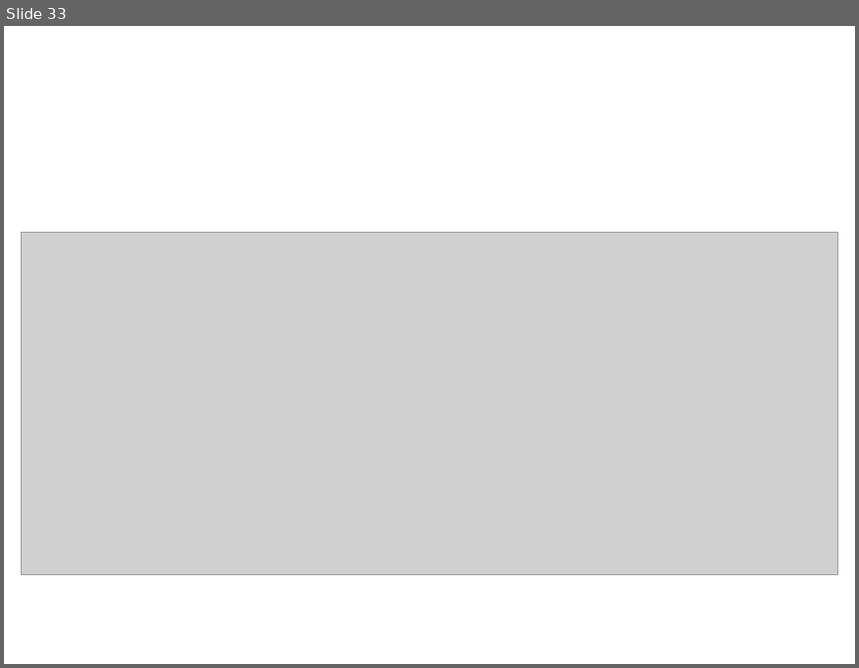
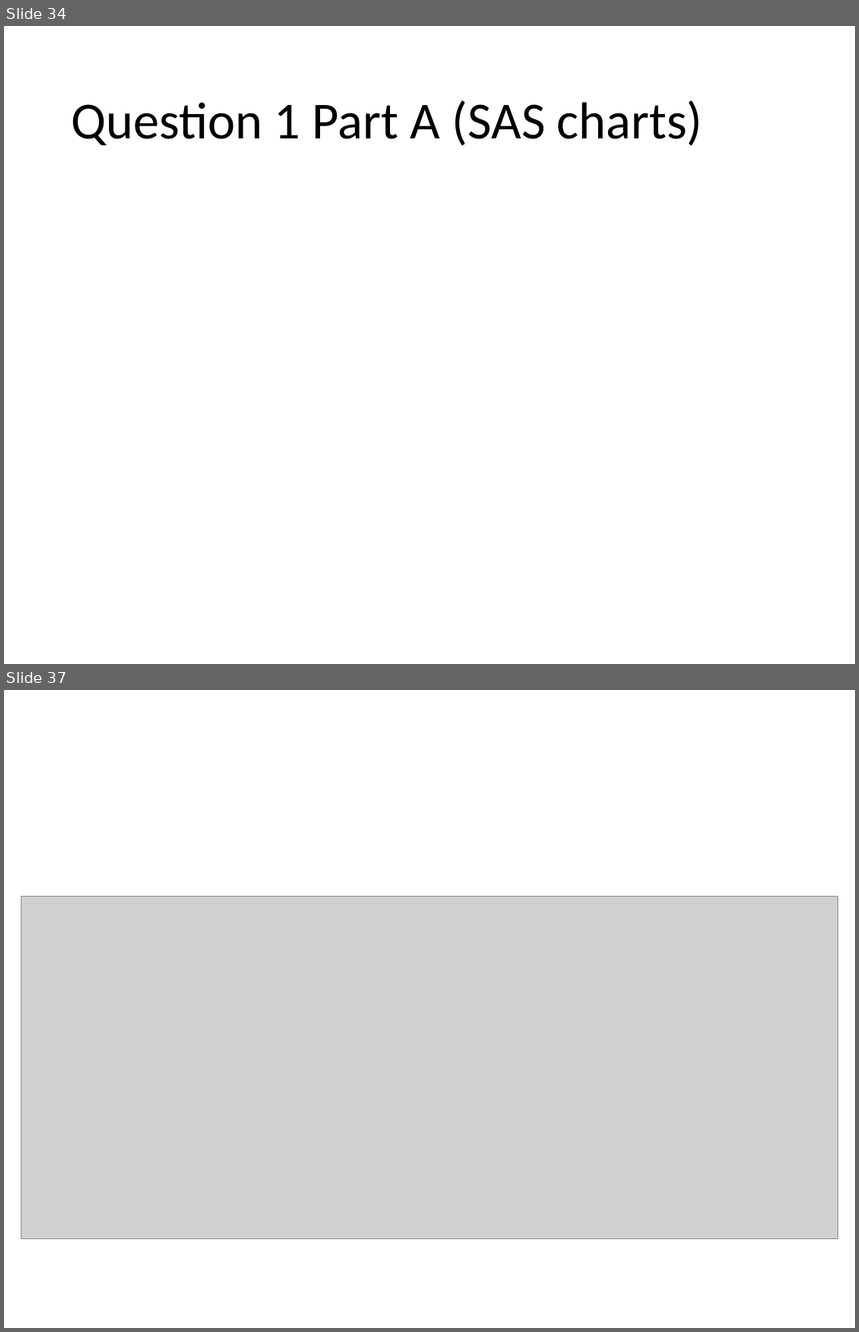
Before and after one commit to bgoodwinSMU/MSDS6371, a slide deck: Unit3/Ben_goodwin_live_Session_3.pptx. Shown one above the other, each under a label of ours: slide 33 before the commit, slides 34 and 37 after it; the slides between them are not shown. The pictures are 859x668 and 859x1332 pixels, drawn with LibreOffice and Linux fonts; fonts in the diff are those of the drawing; grey boxes stand for pictures. Boxes give left, top, right and bottom in pixels: in the first picture for what was removed or moved away, otherwise in the second. Text is boxed around its words. In the diff, an @@ line names an element or a change of style, - is before the commit and + after.

```diff
--- a/Unit3/Ben_goodwin_live_Session_3.pptx
+++ b/Unit3/Ben_goodwin_live_Session_3.pptx
@@ slide 34 added at box(4, 26, 855, 664), background #FFFFFF @@
@@ title added at box(71, 100, 703, 146), 44 pt, text #000000 @@
+Question 1 Part A (SAS charts)
@@ what was slide 33 is now slide 37 @@
```
Also in this commit, not shown: 3 slides changed, 4 other slides added.
